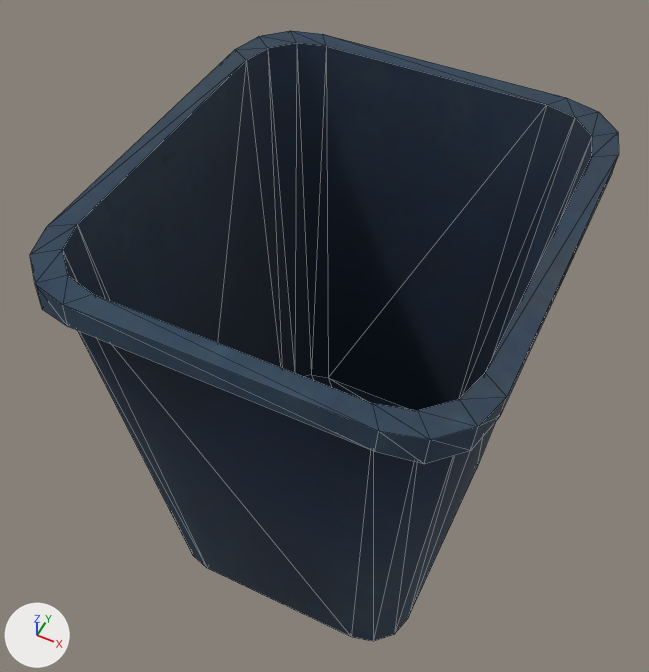
The FBX model Assets/Resources/3Dmodels/DustbinA.FBX as it was, and as the next commit left it.
One viewpoint serves both versions: a 50 mm camera at (0.149, -0.32, 0.427) aimed at (-0.014, 0.006, 0.019). The lights are fixed; the arrows at lower left show +X, +Y and +Z. Mesh edges are drawn as thin lines. Where no turn or scale is listed for an object, it has been applied to the vertices.

Names of what the first picture shows: 'DustbinA'.
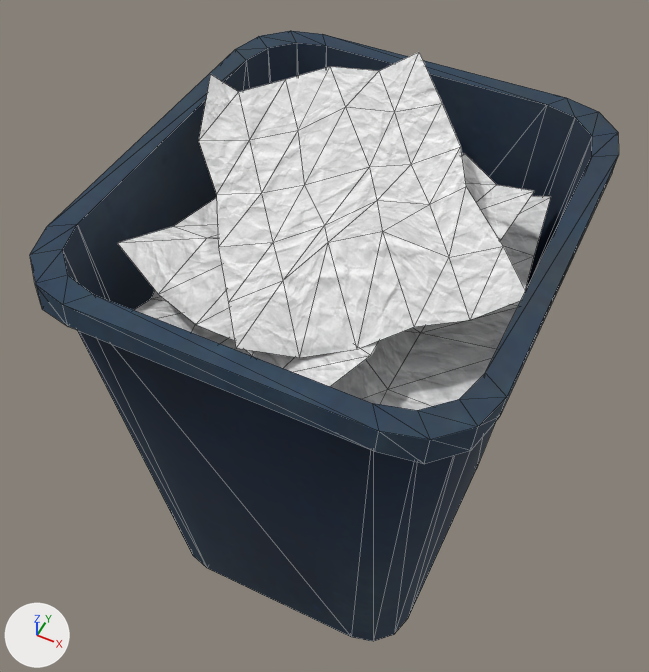
The newer file is also turned or shifted as a whole; pictures and numbers use the older file's frame.

Edits to the scene script, one JSON object a line:
```json
{"op": "add", "block": "img_crumpledpaper_jpg", "code": ["img_crumpledpaper_jpg = load_image('crumpledpaper.jpg', '_unpacked/crumpledpaper.jpg', 512, 512, 'sRGB')"]}
{"op": "add", "block": "mat_crumpledpapertexture", "code": ["mat_crumpledpapertexture = principled_material('CrumpledPaperTexture')", "mat_crumpledpapertexture.texture = img_crumpledpaper_jpg", "mat_crumpledpapertexture.roughness = 0.859"]}
{"block": "me_mesh", "where": "# used by ob_dustbina; location = (0.0, 0.0, 0.0)"}
{"op": "remove", "block": "me_mesh", "code": "me_mesh.from_pydata(...)  # 96 vertices, 188 faces; spans x -0.115..0.115, y -0.128..0.128, z -0.141..0.141"}
{"op": "add", "block": "me_mesh", "code": "me_mesh.from_pydata(...)  # 204 vertices, 338 faces; spans x -0.115..0.115, y -0.128..0.128, z -0.141..0.158"}
{"block": "me_mesh", "change": "me_mesh part 1: a new loose piece of 36 vertices spanning x -0.092..0.102, y -0.106..0.11, z 0.077..0.101, in mat_crumpledpapertexture (picture img_crumpledpaper_jpg)"}
{"block": "me_mesh", "change": "me_mesh part 2: a new loose piece of 36 vertices spanning x -0.103..0.104, y -0.107..0.108, z 0.115..0.158, in mat_crumpledpapertexture (picture img_crumpledpaper_jpg)"}
{"block": "me_mesh", "change": "me_mesh part 3: a new loose piece of 36 vertices spanning x -0.089..0.081, y -0.106..0.113, z 0.107..0.128, in mat_crumpledpapertexture (picture img_crumpledpaper_jpg)"}
{"op": "add", "block": "me_mesh", "code": "me_mesh.materials.append(mat_crumpledpapertexture)  # picture img_crumpledpaper_jpg"}
```

Where the change shows, as pixel boxes [x1, y1, x2, y2] in the pictures (649 x 672 px):
```json
{"part": 1, "of": "me_mesh", "change": "added", "after": [134, 196, 551, 410]}
{"part": 2, "of": "me_mesh", "change": "added", "after": [199, 52, 525, 358]}
{"part": 3, "of": "me_mesh", "change": "added", "after": [118, 153, 534, 386]}
```
